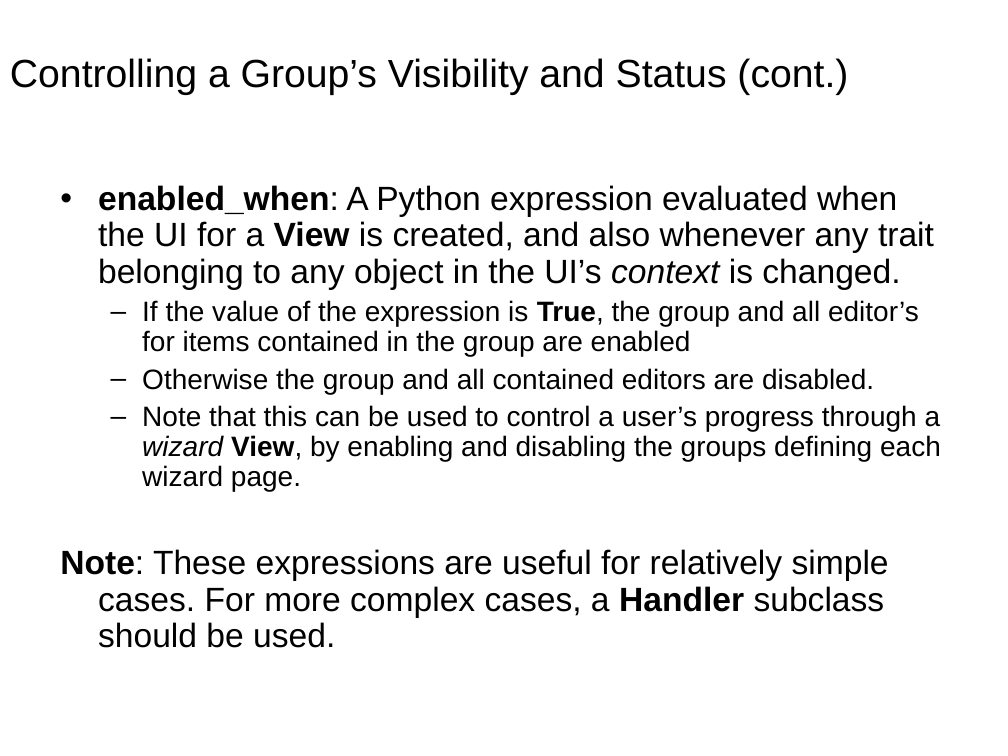
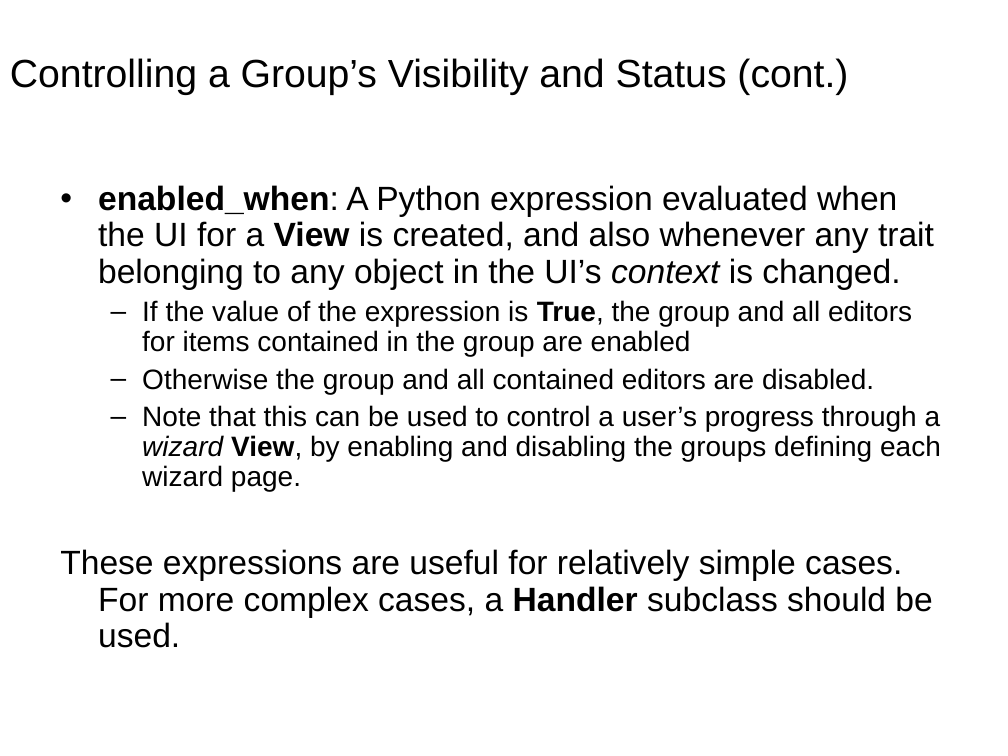
Before and after one commit to enthought/traits, a slide deck: slide 36 of enthought/traits/doc/traits_ui.ppt. Drawn at 1008x756 pixels with LibreOffice and Linux fonts; fonts in the diff are those of the drawing; background and template pictures are left out. Boxes give left, top, right and bottom in pixels: in the first picture for what was removed or moved away, otherwise in the second. Text is boxed around its words. In the diff, an @@ line names an element or a change of style, - is before the commit and + after.

```diff
--- a/enthought/traits/doc/traits_ui.ppt
+++ b/enthought/traits/doc/traits_ui.ppt
@@ text at box(142, 300, 912, 356): text changed @@
-  – If the value of the expression is True, the group and all editor’s for items contained in the group are enabled
+  – If the value of the expression is True, the group and all editors for items contained in the group are enabled
@@ text at box(60, 549, 932, 648): text changed @@
-Note: These expressions are useful for relatively simple cases. For more complex cases, a Handler subclass should be used.
+These expressions are useful for relatively simple cases. For more complex cases, a Handler subclass should be used.
```
Also in this commit, not shown: 19 other slides changed, 1 slide added.
